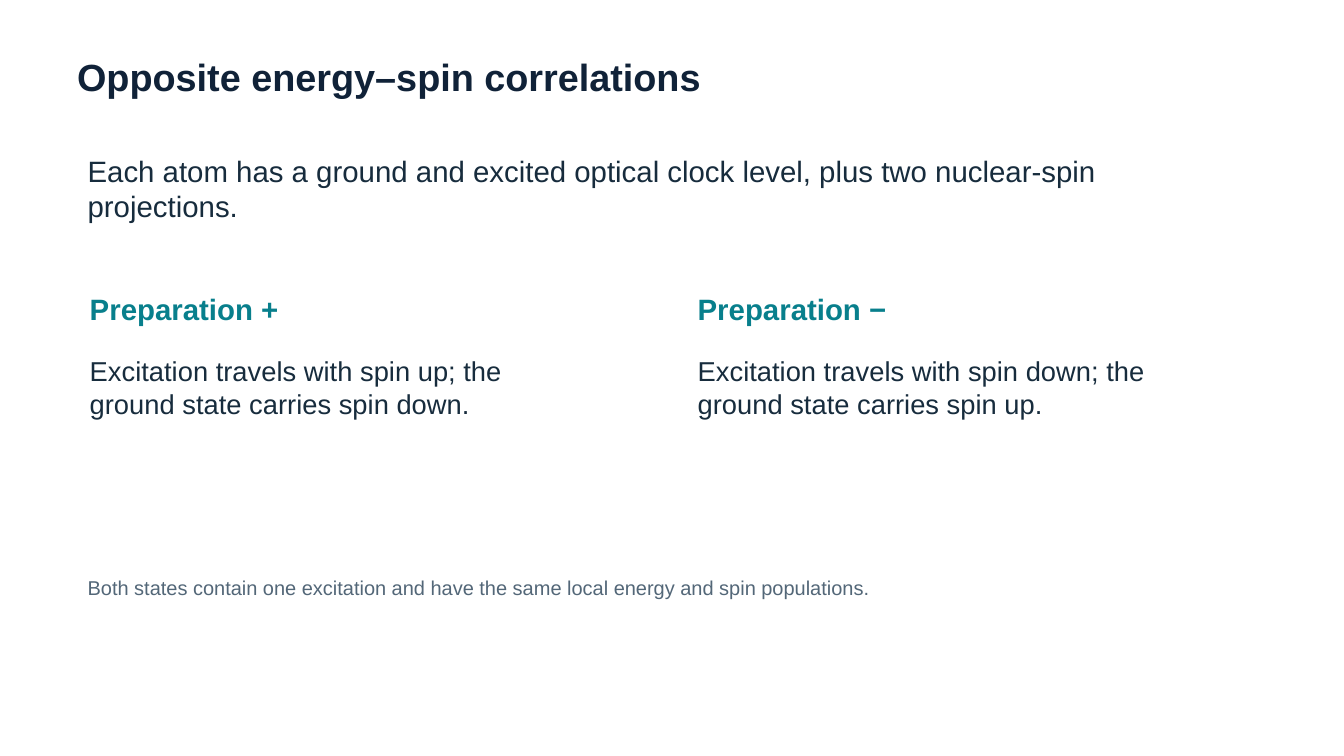
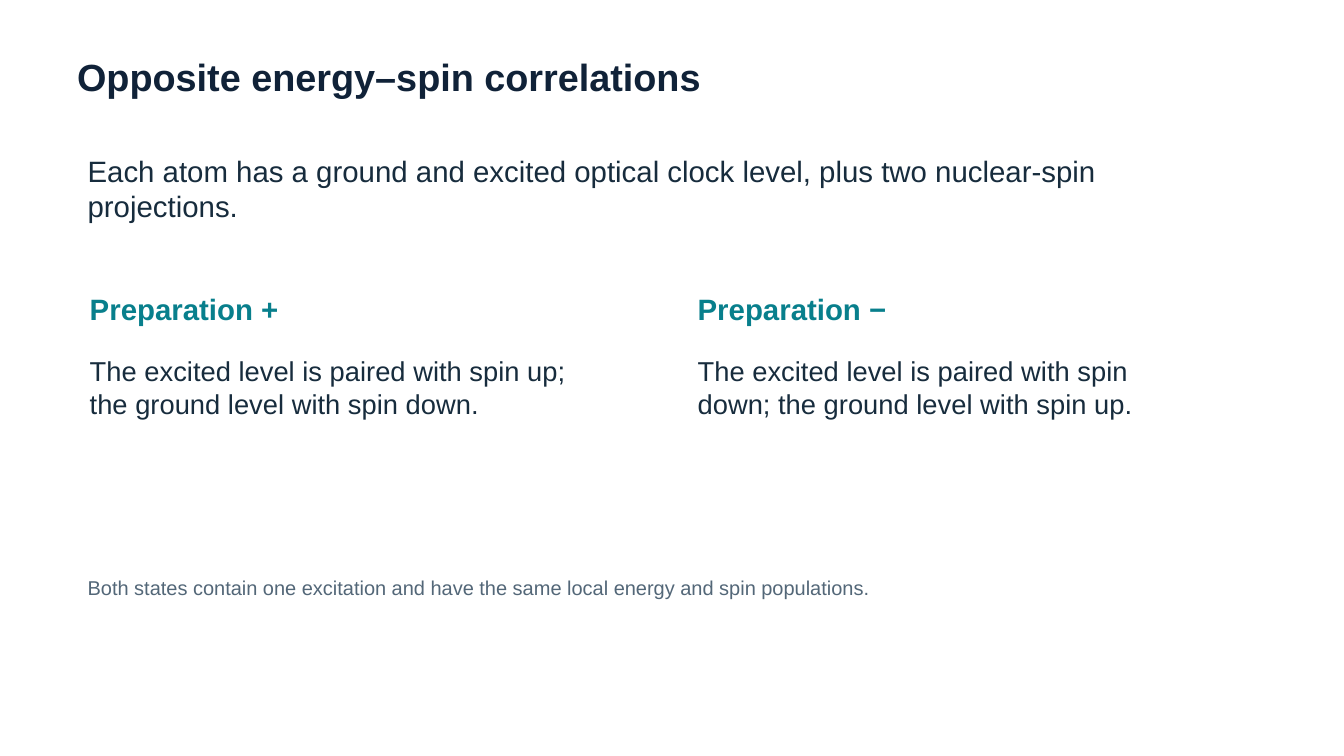
Before and after one commit to pestypig/casimirbot-, a slide deck: slide 7 of .codex-build/ytterbium-clock-proposal/candidate.pptx. Drawn at 1344x756 pixels with LibreOffice and Linux fonts; fonts in the diff are those of the drawing. Boxes give left, top, right and bottom in pixels: in the first picture for what was removed or moved away, otherwise in the second. Text is boxed around its words. In the diff, an @@ line names an element or a change of style, - is before the commit and + after.

```diff
--- a/.codex-build/ytterbium-clock-proposal/candidate.pptx
+++ b/.codex-build/ytterbium-clock-proposal/candidate.pptx
@@ text at (90, 361, 565, 418): text changed @@
-Excitation travels with spin up; the ground state carries spin down.
+The excited level is paired with spin up; the ground level with spin down.
@@ text at (698, 361, 1132, 418): text changed @@
-Excitation travels with spin down; the ground state carries spin up.
+The excited level is paired with spin down; the ground level with spin up.
```
Also in this commit, not shown: 1 other slide changed, 2 slides added, 9 other files.
